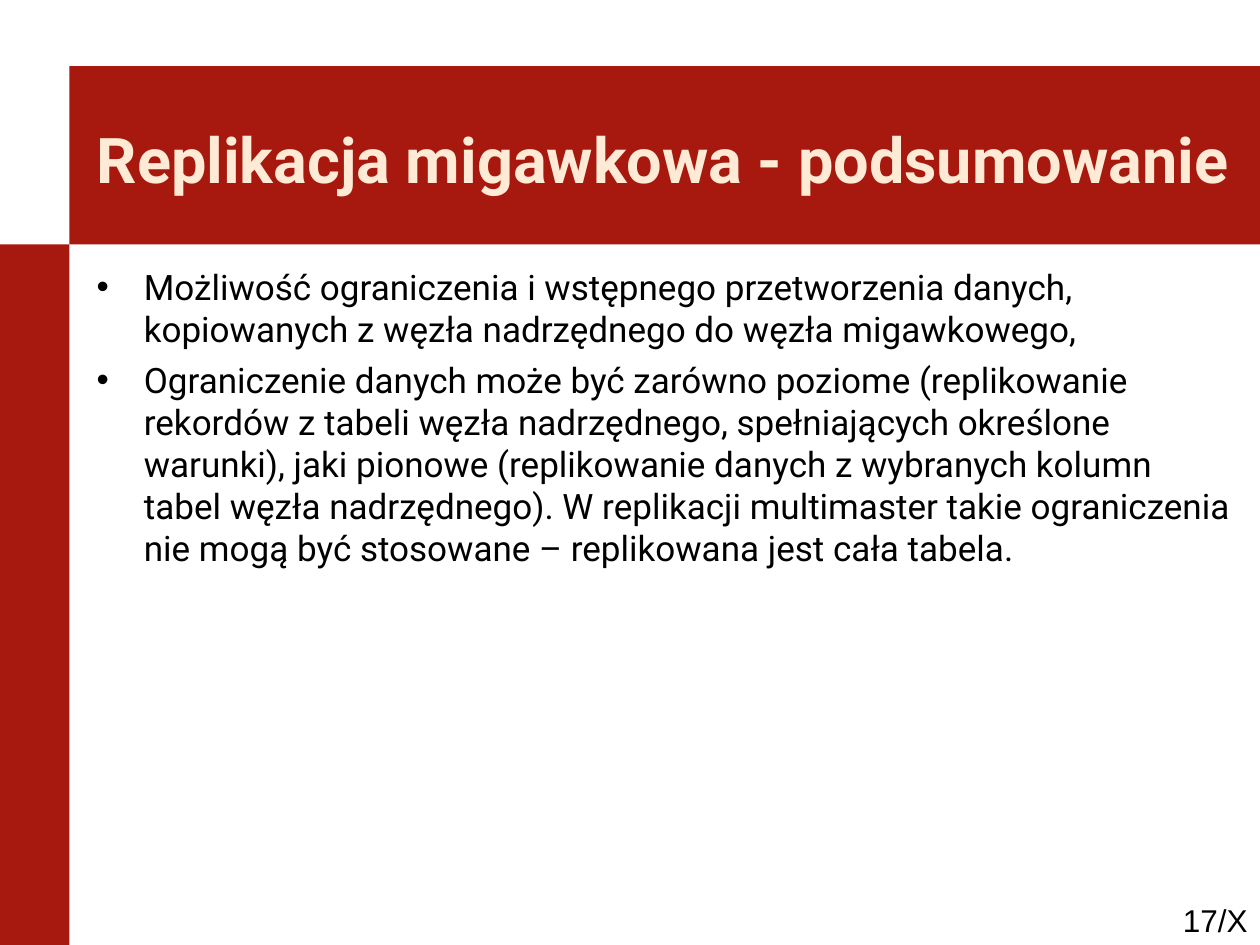
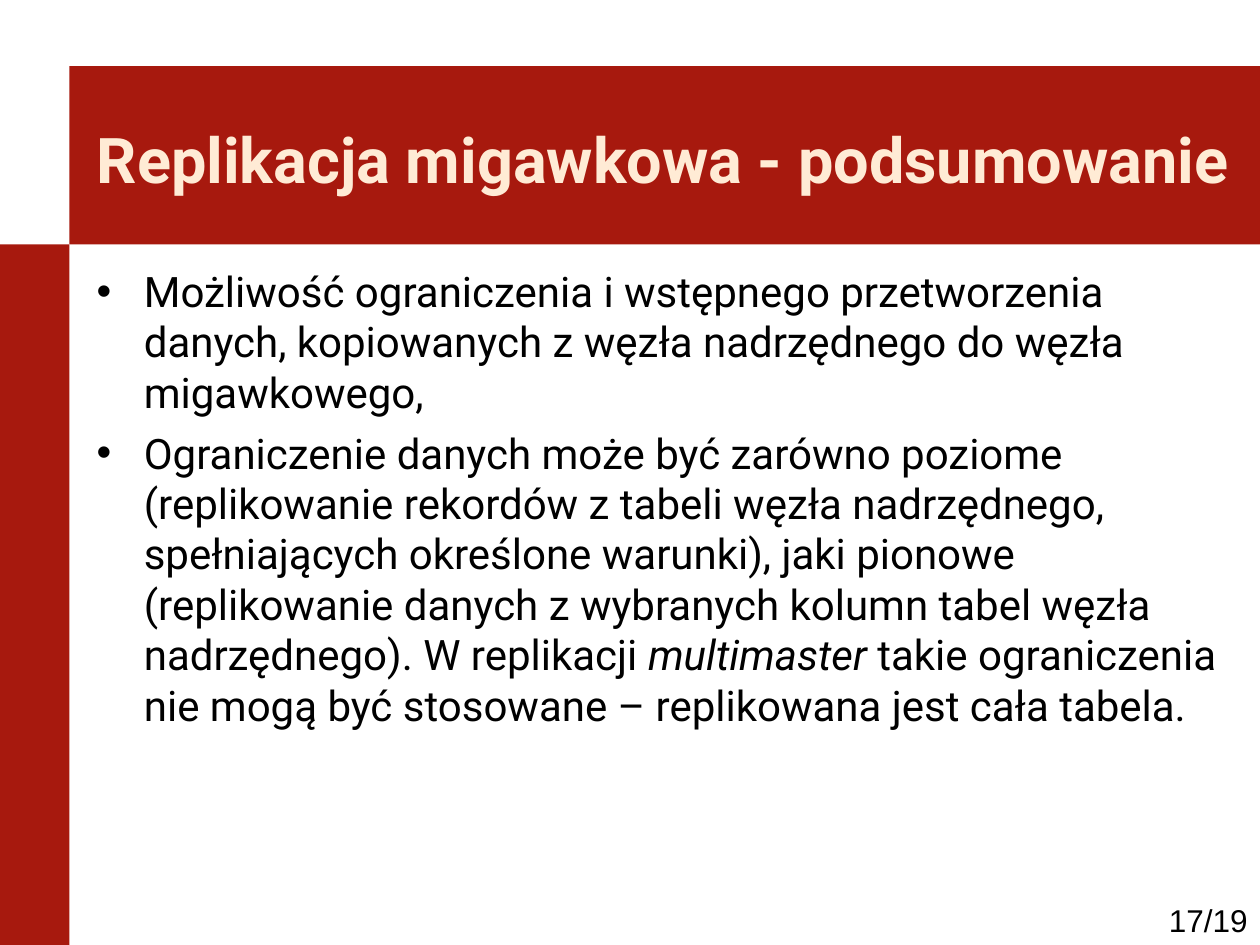
Before and after one commit to kaczanmo/projekt_bd_2013, a slide deck: slide 17 of prezentacja_1/prezentacja_1.ppt. Drawn at 1260x945 pixels with LibreOffice and Linux fonts; fonts in the diff are those of the drawing; background and template pictures are left out. Boxes give left, top, right and bottom in pixels: in the first picture for what was removed or moved away, otherwise in the second. Text is boxed around its words. In the diff, an @@ line names an element or a change of style, - is before the commit and + after.

```diff
--- a/prezentacja_1/prezentacja_1.ppt
+++ b/prezentacja_1/prezentacja_1.ppt
@@ text "Możliwość ograniczenia i wstępnego przetworzenia ..." at <box>144,275,1216,730</box>: size 20 to 24 pt; italic on in "multimaster"; more space between paragraphs @@
@@ page number at <box>1169,909,1248,933</box>: text changed @@
-17/X
+17/19
```
Also in this commit, not shown: 5 other slides changed, 1 other file.
